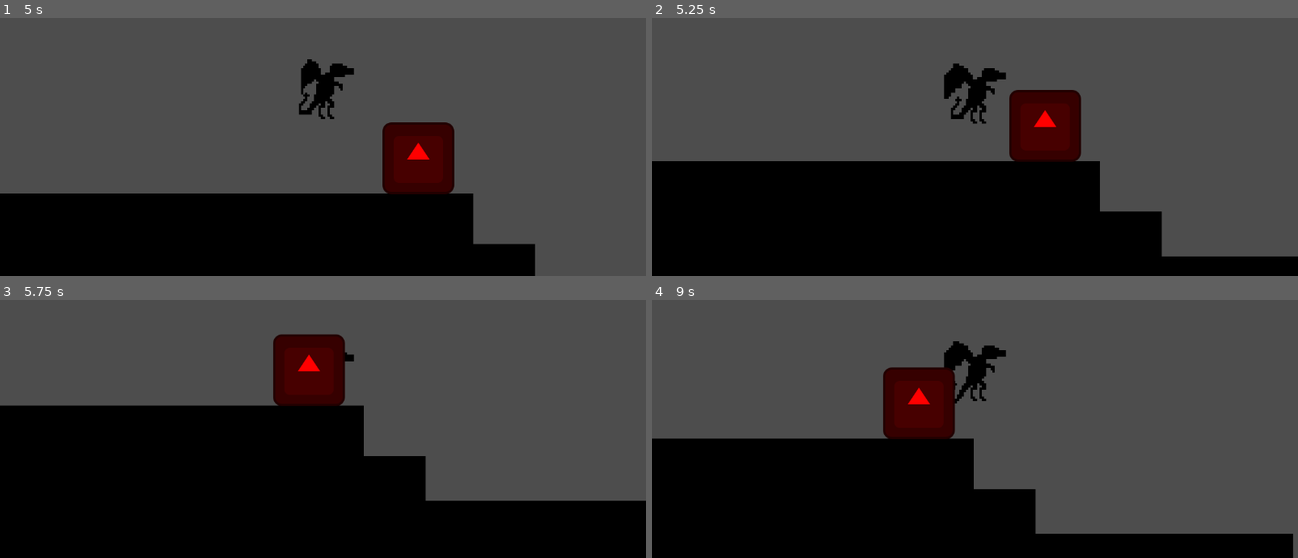
Above: before the commit, frames 1-4 (two rows, left to right).
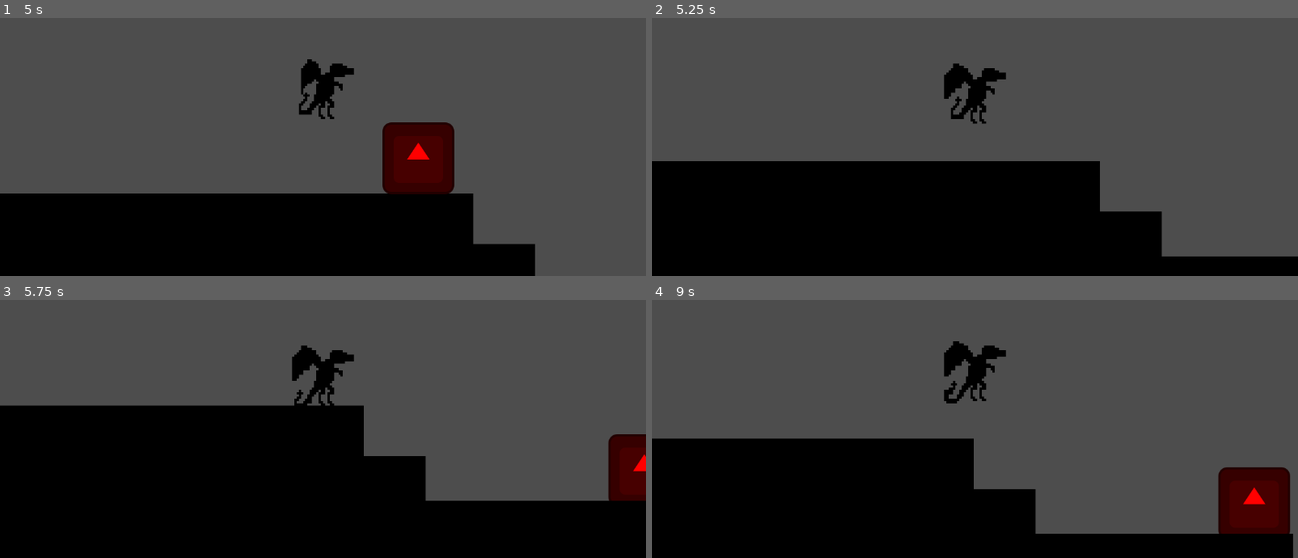
Above: after the commit, the same moments.

Repository: Dragon614pc/NinjaDragonsGameOff2023
Game: Godot game, scene res://Scenes/test/test.tscn
The game is run twice, just before and just after one commit, with the same random seed, the same clock (stepped at 60 frames per second) and the same inputs. The engine's default icon, where the game draws it, is replaced by a stand-in: a white triangle on a blue panel in a dark square.
Inputs:
- Up to frame 1 (5 s): hold Right (Right) 0.53-2.03 s; tap X (X key) at 0.6, 2.1, 3.6 s; tap Z (Z key) at 1.35, 2.85, 4.35 s; hold Left (Left) 2.03-2.78 s; hold Right (Right) 2.78-4.28 s; hold Left (Left) from 4.28 s (still down)
- Up to frame 2 (5.25 s): release Left (Left) at 5.03 s; hold Right (Right) from 5.03 s (still down); tap X (X key) at 5.1 s
- Up to frame 3 (5.75 s): keep holding Right (Right)
- Up to frame 4 (9 s): release Right (Right) at 5.78 s; hold Left (Left) 5.78-7.28 s; tap Z (Z key) at 5.85, 7.35, 8.85 s; tap X (X key) at 6.6, 8.1 s; hold Right (Right) from 7.28 s (still down)

Frame 1 is identical in both runs. In frame 2, 3.0% of the frame differs, in the area x 55-67%, y 27-56%; in frame 3, 4.6%; in frame 4, 5.9%, in the area x 35-99%, y 26-91%.

Commit message:
updated sword script to work for multiple enemies

Diff:
--- a/project/Scenes/Player/player.gd
+++ b/project/Scenes/Player/player.gd
@@ -43,7 +43,8 @@
 
 
 func _on_sword_body_entered(body):
-	sword_hit.emit()
+	body.hit()
+	#sword_hit.emit()
 
 
 
--- a/project/Scenes/test/dummy.gd
+++ b/project/Scenes/test/dummy.gd
@@ -14,5 +14,10 @@
 
 
 func _on_player_sword_hit():
+	pass
+#	health -= 1
+#	print("hit \n{0} hitpoints left".format({"0":health}))
+
+func hit():
 	health -= 1
 	print("hit \n{0} hitpoints left".format({"0":health}))
